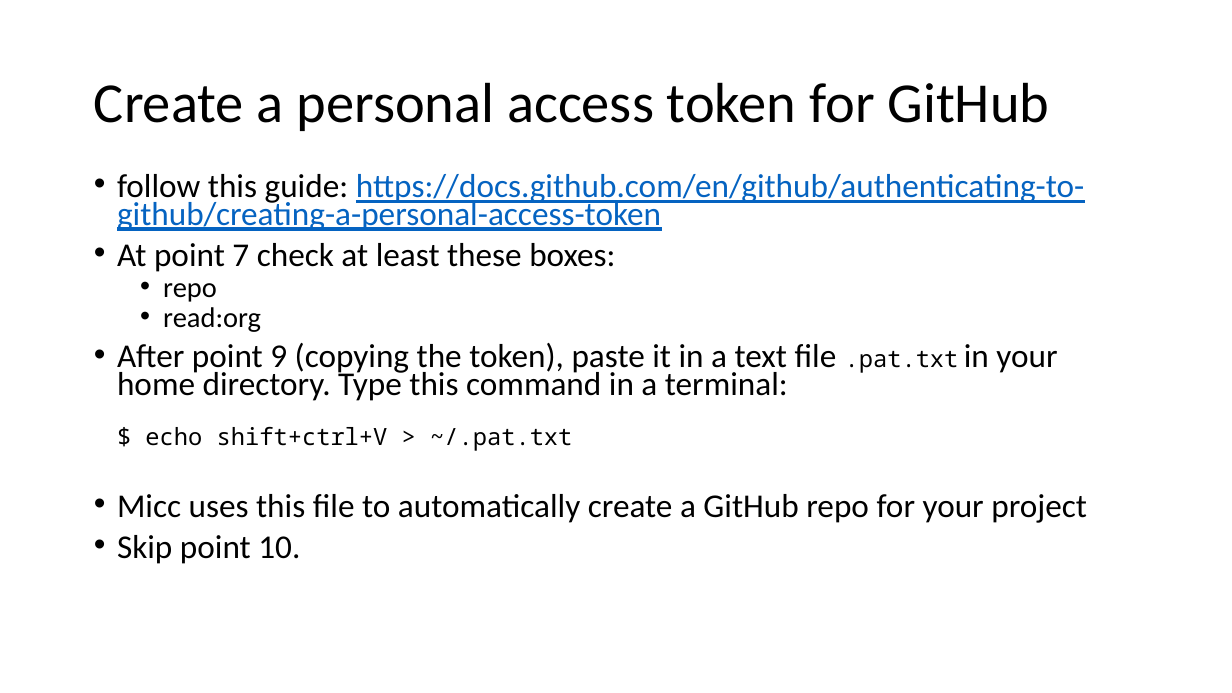
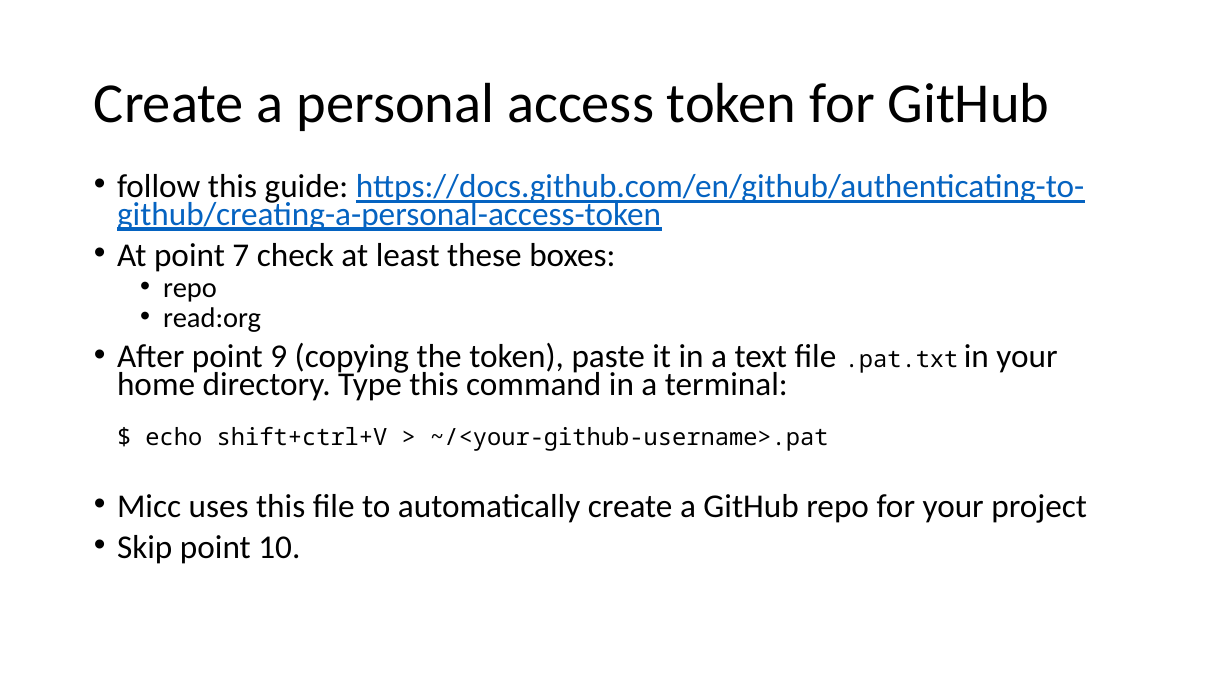
Before and after one commit to etijskens/pp, a slide deck: slide 5 of course-material/personal-setup.pptx. Drawn at 1232x693 pixels with LibreOffice and Linux fonts; fonts in the diff are those of the drawing. Boxes give left, top, right and bottom in pixels: in the first picture for what was removed or moved away, otherwise in the second. Text is boxed around its words. In the diff, an @@ line names an element or a change of style, - is before the commit and + after.

```diff
--- a/course-material/personal-setup.pptx
+++ b/course-material/personal-setup.pptx
@@ text at <box>117,343,1057,451</box>: text changed @@
-• After point 9 (copying the token), paste it in a text file .pat.txt in your home directory. Type this command in a terminal:
-  $ echo shift+ctrl+V > ~/.pat.txt
+• After point 9 (copying the token), paste it in a text file .pat.txt in your home directory. Type this command in a terminal:
+  $ echo shift+ctrl+V > ~/<your-github-username>.pat
```
Also in this commit, not shown: 3 other files.
